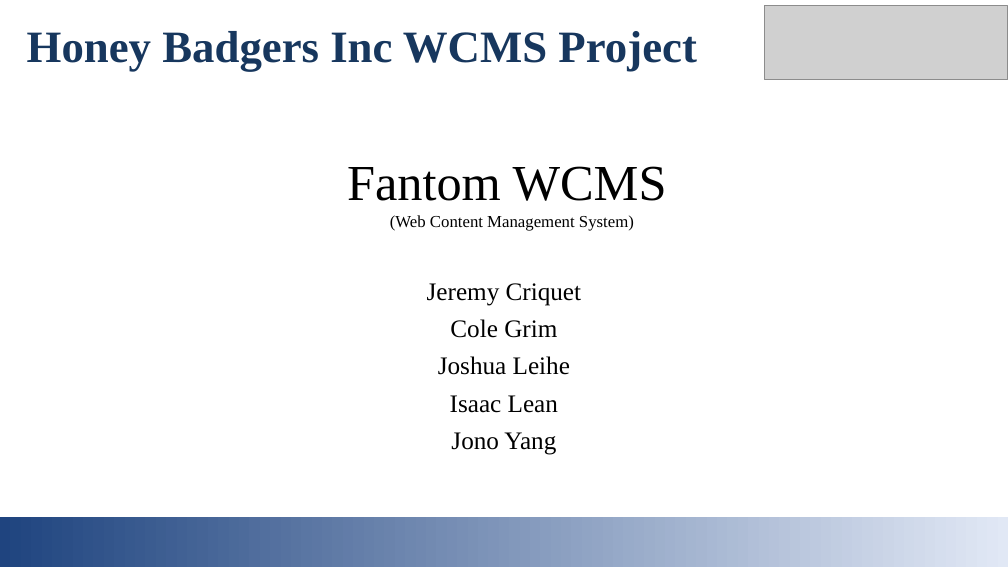
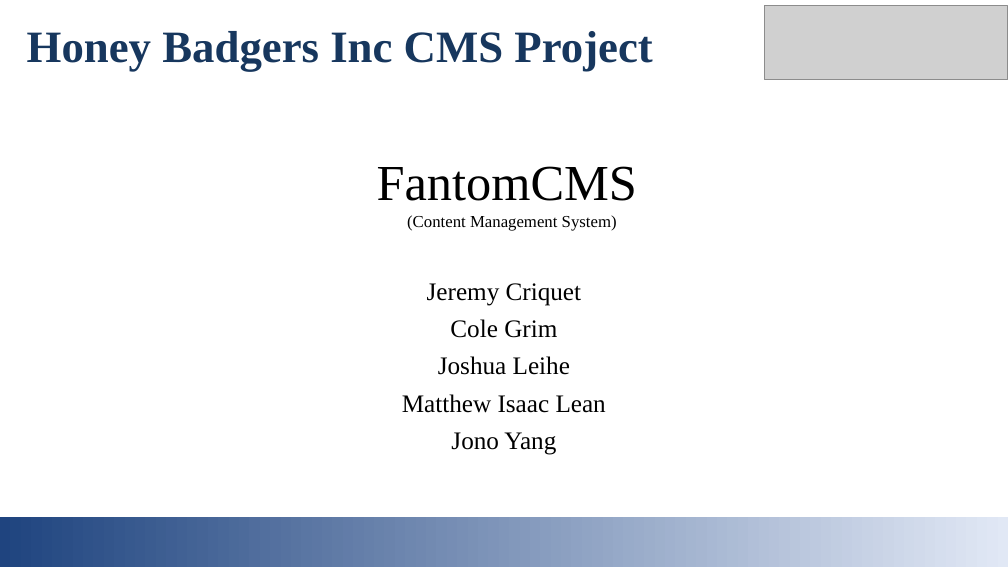
Before and after one commit to jcriquet/FantomCMS, a slide deck: slide 1 of doc/Initial_Presentation.pptx. Drawn at 1008x567 pixels with LibreOffice and Linux fonts; fonts in the diff are those of the drawing; grey boxes stand for pictures. Boxes give left, top, right and bottom in pixels: in the first picture for what was removed or moved away, otherwise in the second. Text is boxed around its words. In the diff, an @@ line names an element or a change of style, - is before the commit and + after.

```diff
--- a/doc/Initial_Presentation.pptx
+++ b/doc/Initial_Presentation.pptx
@@ text at (27,31,652,71): text changed @@
-Honey Badgers Inc WCMS Project
+Honey Badgers Inc CMS Project
@@ text at (377,166,637,231): text changed @@
-Fantom WCMS
-(Web Content Management System)
+FantomCMS
+(Content Management System)
@@ text at (402,394,606,413): text changed @@
-Isaac Lean
+Matthew Isaac Lean
```
Also in this commit, not shown: 5 other slides changed, 1 slide added, 2 other files.
